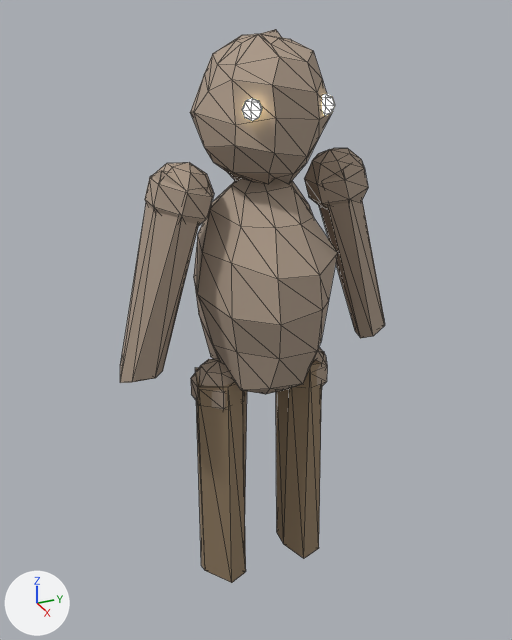
Before and after pictures for a commit that changed the glTF model static/assets/monsters/monkey.glb.
Both versions are drawn from a 50 mm lens placed at (1.337, -0.616, 1.361), pointed at (-0.018, -0.006, 0.683). The axes (+X, +Y, +Z) are drawn at lower left. The lights are the same throughout. The first picture is the older version. Mesh edges are drawn as thin lines. Where no turn or scale is listed for an object, it has been applied to the vertices. Vertices at exactly the same position are counted once.

The older version as bpy lines, for what is in view:
```python
ob_arml = bpy.data.objects.new('armL', me_cylinder)
ob_arml.parent = ob_body
ob_arml.location = (0.0, 0.4, 0.5)
ob_arml.rotation_euler = (0.3, 0.0, 0.0)  # degrees (17, 0, 0)
ob_body = bpy.data.objects.new('body', me_sphere)
ob_body.parent = ob_root
ob_body.location = (0.0, 0.0, 1.75)
ob_eye_001 = bpy.data.objects.new('eye.001', me_sphere_003)
ob_eye_001.location = (0.119, 0.076, 1.173)
ob_hip = bpy.data.objects.new('hip', me_sphere_006)
ob_hip.location = (0.0, 0.108, 0.541)
ob_hip_001 = bpy.data.objects.new('hip.001', me_sphere_007)
ob_hip_001.location = (0.0, -0.108, 0.541)
ob_legr = bpy.data.objects.new('legR', me_cylinder_003)
ob_legr.parent = ob_body
ob_legr.location = (0.0, -0.24, -0.5)
ob_shoulder = bpy.data.objects.new('shoulder', me_sphere_004)
ob_shoulder.location = (0.0, 0.18, 0.992)
ob_shoulder_001 = bpy.data.objects.new('shoulder.001', me_sphere_005)
ob_shoulder_001.location = (0.0, -0.18, 0.992)
ob_skull = bpy.data.objects.new('skull', me_sphere_001)
ob_skull.location = (0.0, 0.0, 1.15)
# also in view: 'armR' at (0.007, -0.232, 0.833); 'legL' at (-0.003, 0.104, 0.296)
```
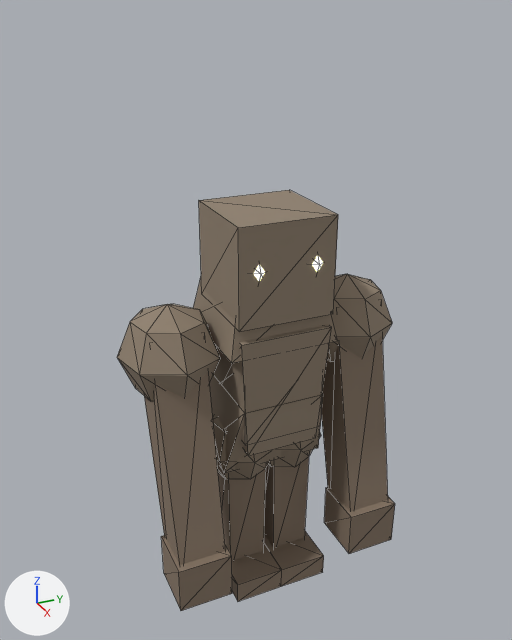
ob_root is not drawn itself; it is the parent of ob_body.

Pixel boxes [x1, y1, x2, y2] of what changed, in the pictures (512 x 640 px):
'body', reshaped, moved, rescaled (92% wider)
    before: [194, 179, 337, 394]
    after: [117, 274, 392, 479]
'armR', reshaped, moved, rescaled, turned
    before: [120, 171, 208, 383]
    after: [144, 372, 232, 611]
'armL', reshaped, moved, rescaled, turned
    before: [319, 165, 385, 338]
    after: [321, 336, 395, 554]
'head', now drawn (brown)
    after: [199, 190, 338, 332]
'skull', deleted (beige)
    before: [190, 29, 333, 184]
'legR', reshaped, moved, rescaled
    before: [195, 367, 247, 583]
    after: [218, 467, 282, 601]
'legL', reshaped, moved, rescaled
    before: [276, 352, 324, 559]
    after: [263, 455, 324, 586]
'shoulder.001', deleted (beige)
    before: [145, 162, 214, 226]
'shoulder', deleted (beige)
    before: [304, 148, 368, 209]
'hip.001', deleted (beige)
    before: [191, 358, 244, 410]
'eye', reshaped, moved, rescaled, recoloured
    before: [242, 98, 262, 121]
    after: [254, 256, 323, 281]
'hip', deleted
    before: [295, 347, 327, 387]
'eye.001', deleted
    before: [322, 94, 335, 116]

The change, as a list of edits to the scene's bpy script:
```text
Change me_sphere:
    used by ob_body; parent = ob_root; location = (0.0, 0.0, 1.75)
    remove me_sphere.from_pydata(...)  # 72 vertices, 140 faces; spans x -0.43..0.431, y -0.333..0.344, z -0.593..0.596
    remove me_sphere.materials.append(mat_skin)  # beige #ad9a89
    add me_sphere.from_pydata(...)  # 124 vertices, 216 faces; spans x -0.133..0.133, y -0.331..0.331, z 0.255..0.78
    me_sphere part 1: 72 vertices removed from x -0.43..0.431, y -0.333..0.344, z -0.593..0.596; 124 vertices added at x -0.133..0.133, y -0.331..0.331, z 0.255..0.78
    add me_sphere.materials.append(mat_monkey_body)  # brown #90816f
Change me_cylinder:
    used by ob_arml; parent = ob_body; location = (0.0, 0.4, 0.5); rotation_euler = (0.3, 0.0, 0.0), in degrees (17, 0, 0)
    remove me_cylinder.from_pydata(...)  # 14 vertices, 24 faces; spans x -0.107..0.138, y -0.113..0.099, z -0.896..0.108
    remove me_cylinder.materials.append(mat_skin)  # beige #ad9a89
    add me_cylinder.from_pydata(...)  # 16 vertices, 24 faces; spans x -0.059..0.183, y -0.063..0.063, z -0.557..0.061
    me_cylinder part 2: the whole mesh is rebuilt
    add me_cylinder.materials.append(mat_monkey_limb)  # brown #867665
Change me_cylinder_001:
    used by ob_armr; parent = ob_body; location = (0.0, -0.4, 0.5); rotation_euler = (-0.3, 0.0, 0.0), in degrees (-17, 0, 0)
    remove me_cylinder_001.from_pydata(...)  # 14 vertices, 24 faces; spans x -0.107..0.136, y -0.131..0.127, z -0.886..0.105
    remove me_cylinder_001.materials.append(mat_skin)  # beige #ad9a89
    add me_cylinder_001.from_pydata(...)  # 16 vertices, 24 faces; spans x -0.059..0.183, y -0.063..0.063, z -0.557..0.061
    me_cylinder_001 part 3: the whole mesh is rebuilt
    add me_cylinder_001.materials.append(mat_monkey_limb)  # brown #867665
Change me_sphere_002:
    used by ob_eye; parent = ob_head; location = (0.264, -0.168, 0.05)
    remove me_sphere_002.from_pydata(...)  # 20 vertices, 36 faces; spans x -0.039..0.039, y -0.045..0.045, z -0.045..0.045
    remove me_sphere_002.materials.append(mat_eye)  # dark grey #474747, glowing beige #fff1c2
    add me_sphere_002.from_pydata(...)  # 40 vertices, 72 faces; spans x 0.0474..0.1374, y -0.105..0.105, z 0.076..0.166
    me_sphere_002 part 6: 20 vertices removed from x -0.039..0.039, y -0.045..0.045, z -0.045..0.045; 40 vertices added at x 0.0474..0.1374, y -0.105..0.105, z 0.076..0.166
    add me_sphere_002.materials.append(mat_monkey_eye)  # beige #f3f3bc, glowing beige #ffffc5
Change me_cylinder_002:
    used by ob_legl; parent = ob_body; location = (0.0, 0.24, -0.5)
    remove me_cylinder_002.from_pydata(...)  # 14 vertices, 24 faces; spans x -0.166..0.154, y -0.143..0.125, z -1.187..0.102
    remove me_cylinder_002.materials.append(mat_legs)  # brown #937e63
    add me_cylinder_002.from_pydata(...)  # 16 vertices, 24 faces; spans x -0.05..0.125, y -0.06..0.06, z -0.368..0.04
    me_cylinder_002 part 4: the whole mesh is rebuilt
    add me_cylinder_002.materials.append(mat_monkey_limb)  # brown #867665
Change me_cylinder_003:
    used by ob_legr; parent = ob_body; location = (0.0, -0.24, -0.5)
    remove me_cylinder_003.from_pydata(...)  # 14 vertices, 24 faces; spans x -0.134..0.145, y -0.137..0.155, z -1.199..0.093
    remove me_cylinder_003.materials.append(mat_legs)  # brown #937e63
    add me_cylinder_003.from_pydata(...)  # 16 vertices, 24 faces; spans x -0.05..0.125, y -0.06..0.06, z -0.368..0.04
    me_cylinder_003 part 5: the whole mesh is rebuilt
    add me_cylinder_003.materials.append(mat_monkey_limb)  # brown #867665
Add me_head:
    me_head.from_pydata(...)  # a box spanning x -0.09..0.13, y -0.11..0.11, z 0.0..0.22
    me_head.materials.append(mat_monkey_body)  # brown #90816f
Change ob_root:
    ob_root.scale: (0.451, 0.451, 0.451) -> (1.0, 1.0, 1.0)
    ob_root.location: (0.0, 0.0, -0.023) -> (0.0, 0.0, 0.0275)
Change ob_body:
    ob_body.location: (0.0, 0.0, 1.75) -> (0.0, 0.0, 0.0)
Change ob_arml:
    ob_arml.rotation_euler: (0.3, 0.0, 0.0) -> (0.0, 0.0, 0.0)  # degrees (17, 0, 0) -> degrees (0, 0, 0)
    ob_arml.location: (0.0, 0.4, 0.5) -> (0.0, 0.22, 0.626)
Remove ob_shoulder:
    ob_shoulder = bpy.data.objects.new('shoulder', me_sphere_004)
Change ob_armr:
    ob_armr.rotation_euler: (-0.3, 0.0, 0.0) -> (0.0, 0.0, 0.0)  # degrees (-17, 0, 0) -> degrees (0, 0, 0)
    ob_armr.location: (0.0, -0.4, 0.5) -> (0.0, -0.22, 0.626)
Remove ob_shoulder_001:
    ob_shoulder_001 = bpy.data.objects.new('shoulder.001', me_sphere_005)
Change ob_head:
    ob_head: bpy.data.objects.new('head', None) -> bpy.data.objects.new('head', me_head)
    ob_head.parent: ob_body -> ob_root
    ob_head.location: (0.0, 0.0, 0.85) -> (0.0, 0.0, 0.71)
Change ob_eye:
    ob_eye.location: (0.264, -0.168, 0.05) -> (0.0, 0.0, 0.0)
Remove ob_eye_001:
    ob_eye_001 = bpy.data.objects.new('eye.001', me_sphere_003)
Remove ob_skull:
    ob_skull = bpy.data.objects.new('skull', me_sphere_001)
Change ob_legl:
    ob_legl.location: (0.0, 0.24, -0.5) -> (0.0, 0.06, 0.34)
Remove ob_hip:
    ob_hip = bpy.data.objects.new('hip', me_sphere_006)
Change ob_legr:
    ob_legr.location: (0.0, -0.24, -0.5) -> (0.0, -0.06, 0.34)
Remove ob_hip_001:
    ob_hip_001 = bpy.data.objects.new('hip.001', me_sphere_007)
```
